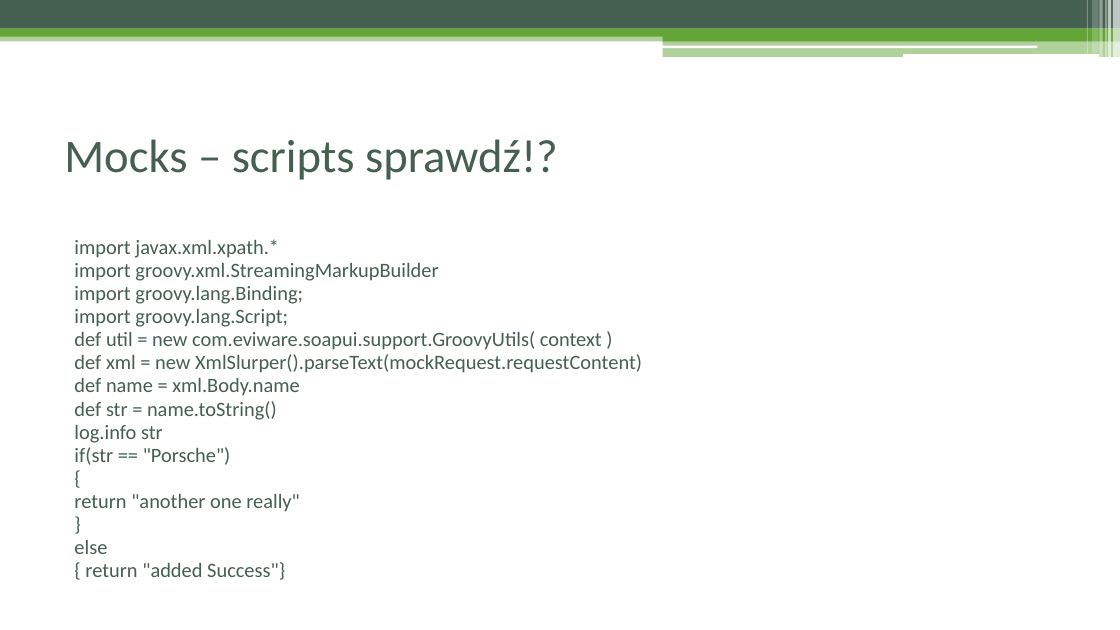
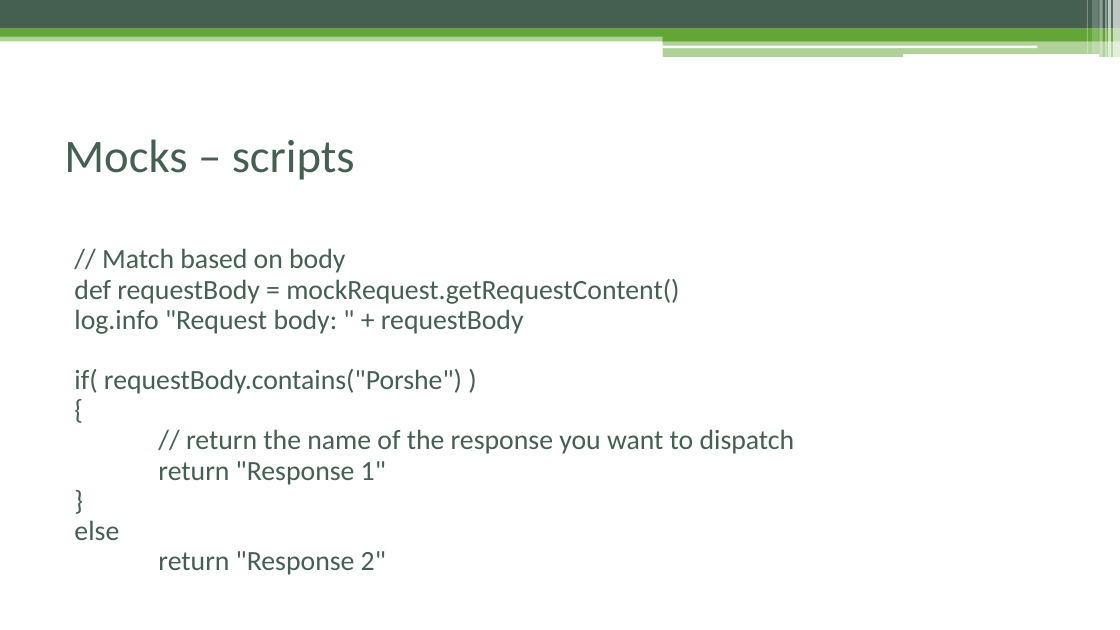
Before and after one commit to czyzyk29/SoapUI_Workshop, a slide deck: slide 59 of Warsztat_soapUI.pptx (slide 60 before the commit). Drawn at 1120x630 pixels with LibreOffice and Linux fonts; fonts in the diff are those of the drawing. Boxes give left, top, right and bottom in pixels: in the first picture for what was removed or moved away, otherwise in the second. Text is boxed around its words. In the diff, an @@ line names an element or a change of style, - is before the commit and + after.

```diff
--- a/Warsztat_soapUI.pptx
+++ b/Warsztat_soapUI.pptx
@@ title at [64,139,355,180]: text changed @@
-Mocks – scripts sprawdź!?
+Mocks – scripts
@@ text at [74,248,679,394]: text changed; size 17.5 to 23.8 pt @@
-import javax.xml.xpath.*
-import groovy.xml.StreamingMarkupBuilder
-import groovy.lang.Binding;
-import groovy.lang.Script;
-def util = new com.eviware.soapui.support.GroovyUtils( context )
-def xml = new XmlSlurper().parseText(mockRequest.requestContent)
-def name = xml.Body.name
-def str = name.toString()
-log.info str
-if(str == "Porsche")
+// Match based on body
+def requestBody = mockRequest.getRequestContent()
+log.info "Request body: " + requestBody
+if( requestBody.contains("Porshe") )
@@ text at [158,429,795,485]: text changed; size 17.5 to 23.8 pt @@
-return "another one really"
+// return the name of the response you want to dispatch
+return "Response 1"
@@ text at [74,520,119,540]: size 17.5 to 23.8 pt in "{", "}", "else" @@
@@ text at [158,551,386,575]: text changed; size 17.5 to 23.8 pt @@
-{ return "added Success"}
+return "Response 2"
```
Also in this commit, not shown: 1 other slide changed, 1 slide removed, 4 other files.
